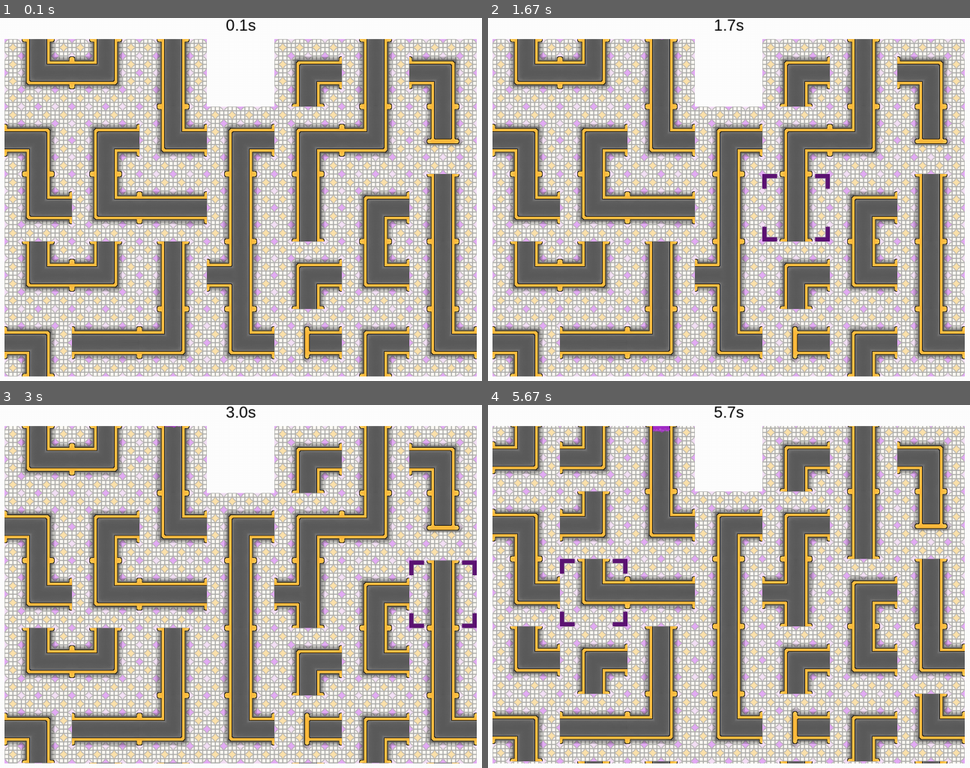
Above: before the commit, frames 1-4 (two rows, left to right).
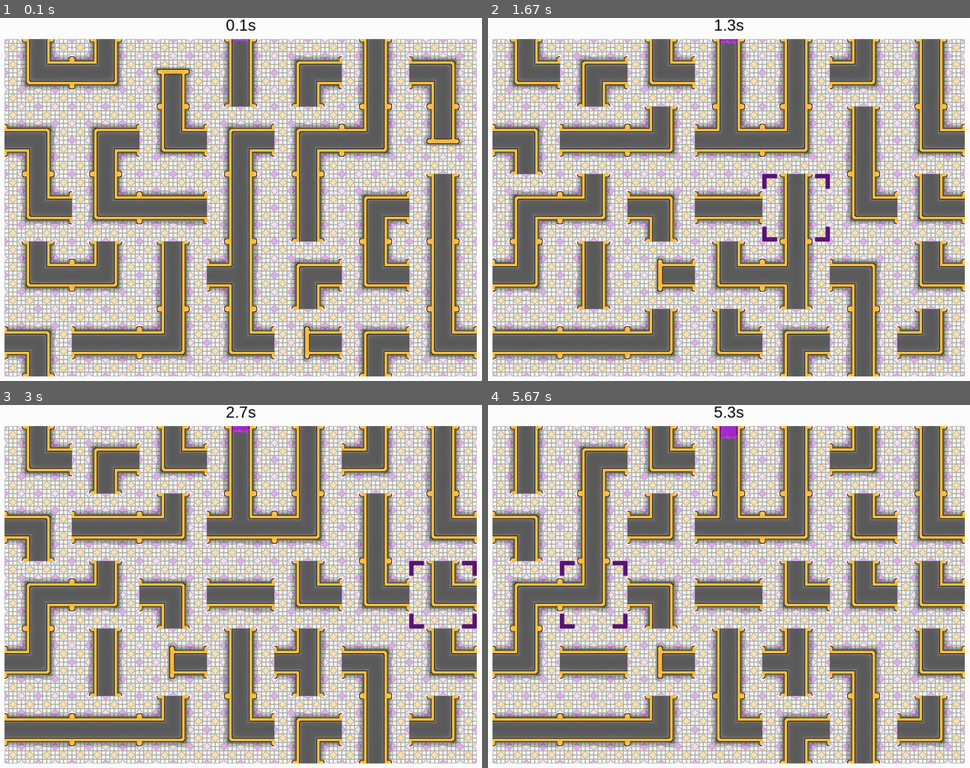
Above: after the commit, the same moments.

Repository: FinnStokes/endless-flow
Game: pygame game, started from src/main.py
The game is run twice, just before and just after one commit, with the same random seed, the same clock (stepped at 60 frames per second) and the same inputs. The source is Python 2; it was converted automatically to run under Python 3.
Inputs (mouse positions are in pixels of both pictures, inside the frame that each line leads up to):
- Up to frame 1 (0.1 s): no input
- Up to frame 2 (1.67 s): hold R 0.33-0.8 s; click (565, 210) at 0.88 s; click (516, 297) at 1.22 s; click (806, 239) at 1.55 s
- Up to frame 3 (3 s): click (212, 691) at 1.88 s; click (241, 640) at 2.22 s; right-click (375, 564) at 2.55 s; click (419, 561) at 2.88 s
- Up to frame 4 (5.67 s): click (936, 586) at 3.22 s; click (868, 528) at 3.55 s; click (521, 466) at 3.88 s; click (569, 659) at 4.22 s; click (579, 528) at 4.55 s; click (907, 633) at 4.88 s; click (868, 546) at 5.22 s; click (598, 622) at 5.55 s

The runs differ from the first frame. In frame 1, 2.9% of the frame differs, in the area x 30-57%, y 5-25%; in frame 2, 31%; in frame 3, 44%; in frame 4, 56%, in the area x 0-99%, y 0-99%.

Commit message:
Fixed start tile bug and lowered difficulty

Diff:
--- a/src/level.py
+++ b/src/level.py
@@ -210,9 +210,9 @@
             self.cells[0][x] = Cell(
                 tile,
                 random.choice(tile.orientations),
-                pygame.Rect((2 * TILESIZE, 0 * TILESIZE),
+                pygame.Rect((x * TILESIZE, 0 * TILESIZE),
                             (TILESIZE, TILESIZE)),
-                self, 2, 0)
+                self, x, 0)
         self.width = width
         self.height = height
         self.failed = False
@@ -224,7 +224,7 @@
         self.mouseselectold = None
         self.mouseframe = resources.load_png('img/SelectorPanel.png')
         self.rate = 0.0
-        self.growth = 1.0
+        self.growth = 0.5
 
     def random_tile(self):
         total = sum(t.frequency for t in self.tileset)
@@ -285,7 +285,8 @@
 
     def update(self, dt):
         flow = (self.rate + dt * self.growth / 2.0) * dt
-        self.scroll += dt * (self.rate + dt * self.growth / 2.0) / 4.0
+        if self.rate > 16:
+            self.scroll += dt * (self.rate + dt * self.growth / 2.0) / 4.0
         if self.scroll > self.rect.height:
             for row in self.cells[-self.height:]:
                 for cell in row:
--- a/src/main.py
+++ b/src/main.py
@@ -39,6 +39,8 @@
     l = level.Level(7, 5)
     l.screenrect.center = screenRect.center
 
+    l.update(5.0)
+
     while not quit:
         dt = clock.tick(200) / 1000.0
         frames += 1
@@ -53,6 +55,12 @@
                     show_fps = not show_fps
                     if show_fps:
                         frame_times = collections.deque(maxlen=50)
+                elif event.key == pygame.K_r:
+                    l = level.Level(7, 5)
+                    l.screenrect.center = screenRect.center
+                    l.update(5.0)
+                    time = 0
+                    failed = False
             elif event.type == pygame.MOUSEBUTTONDOWN:
                 if not failed:
                     l.click(event.pos, event.button)
